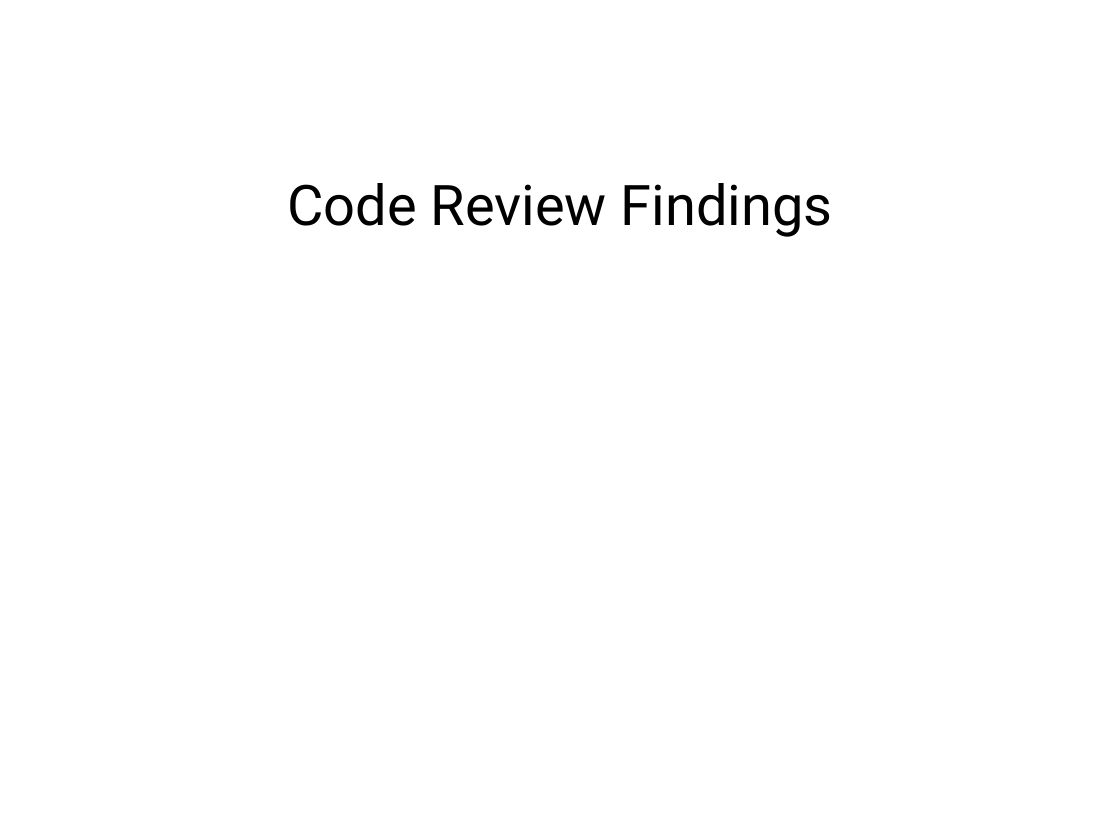
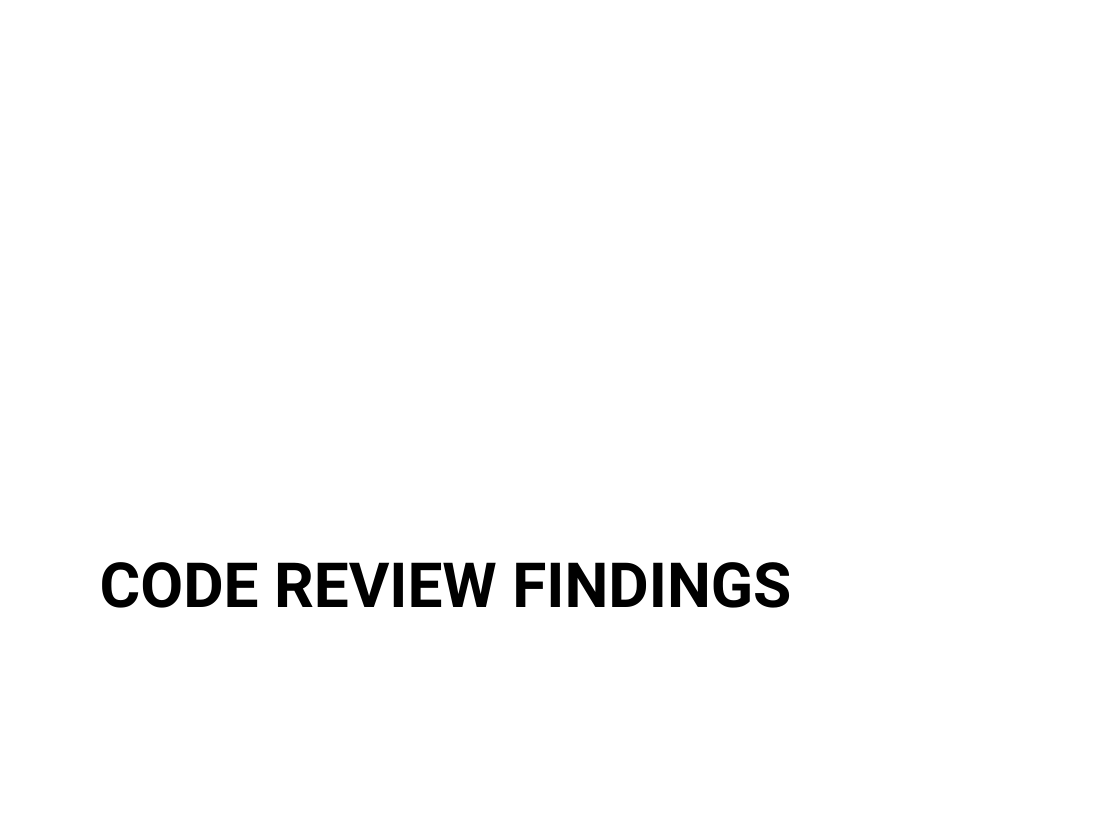
Before and after one commit to team-assure/Semester-Project, a slide deck: slide 10 of Class-Presentation/MISP_Presentation.pptx. Drawn at 1120x840 pixels with LibreOffice and Linux fonts; fonts in the diff are those of the drawing; background and template pictures are left out. Boxes give left, top, right and bottom in pixels: in the first picture for what was removed or moved away, otherwise in the second. Text is boxed around its words. In the diff, an @@ line names an element or a change of style, - is before the commit and + after.

Commit message:
Reviews & updates
Added more detail to gaps page

```diff
--- a/Class-Presentation/MISP_Presentation.pptx
+++ b/Class-Presentation/MISP_Presentation.pptx
@@ title "CODE REVIEW FINDINGS" at bbox=[100, 562, 791, 608]: vertical alignment middle to top @@
@@ title at bbox=[100, 562, 791, 608]: text changed; size 36 to 40 pt; bold on @@
-Code Review Findings
+CODE REVIEW FINDINGS
```
Also in this commit, not shown: 6 other slides changed.
